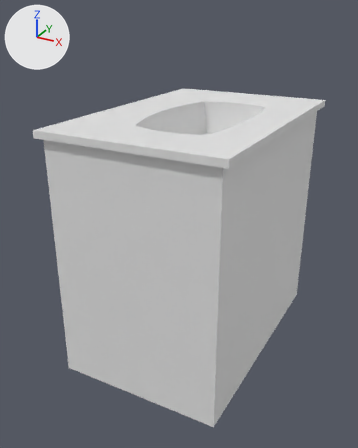
The FBX model WeFixIt/Assets/Models/NathanLand/Environment/BathRoom/BathRoom_01.fbx, before and after one commit.
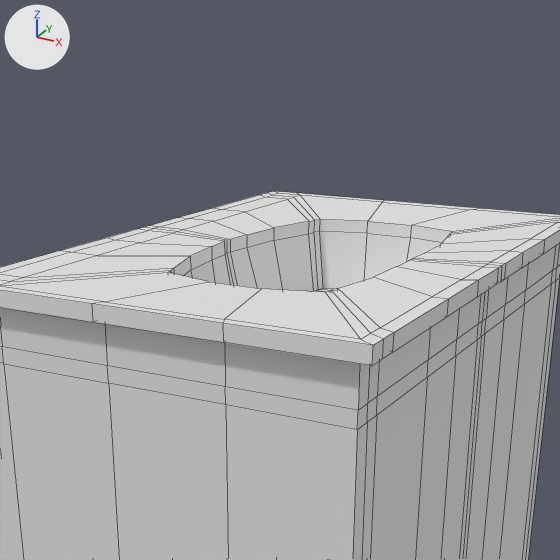
Old and new are each drawn whole from a 50 mm lens placed at (3.31, -6.85, 5.43), pointed at (-0.28, -0.32, 2.17) and again close up on the part from 16% to 88% of the width and 0% to 58% of the height. Every picture has the same lights, and +X, +Y and +Z are marked at upper left. The close-ups show mesh edges as thin lines. Vertices at the same position are counted once.

The older version as bpy lines, for what is in view:
```python
me_plane_003 = bpy.data.meshes.new('Plane.003')
me_plane_003.from_pydata(...)  # 411 vertices, 394 faces; spans x -1.51..1.3, y -2.09..2.09, z 0.0..3.93
me_plane_003.materials.append(mat_material_001)  # white #e7e7e7
ob_plane_001 = bpy.data.objects.new('Plane.001', me_plane_003)
ob_plane_001.location = (0.0, 0.0, 0.0)
```
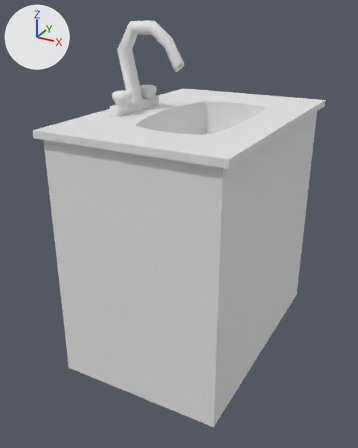
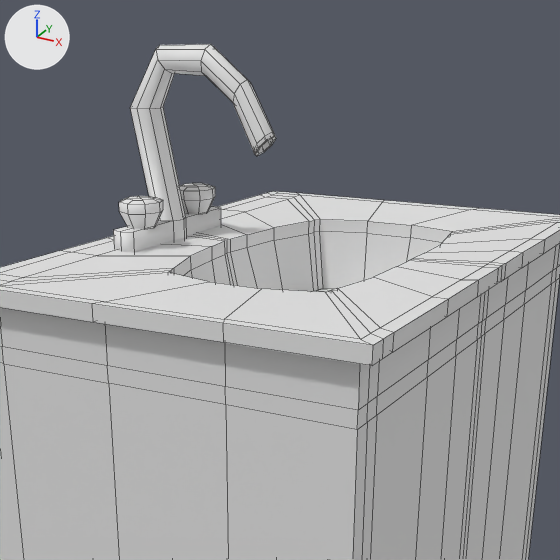
Patch to the scene script:
```diff
--- a/WeFixIt/Assets/Models/NathanLand/Environment/BathRoom/BathRoom_01.fbx.py
+++ b/WeFixIt/Assets/Models/NathanLand/Environment/BathRoom/BathRoom_01.fbx.py
@@ me_plane_003 @@
 # used by ob_plane_001; location = (0.0, 0.0, 0.0)
-me_plane_003.from_pydata(...)  # 411 vertices, 394 faces; spans x -1.51..1.3, y -2.09..2.09, z 0.0..3.93
+me_plane_003.from_pydata(...)  # 570 vertices, 538 faces; spans x -1.51..1.3, y -2.09..2.09, z 0.0..5.24
+# me_plane_003 part 1: a new loose piece of 93 vertices spanning x -1.43..-0.28, y -0.8..0.43, z 3.88..5.24, in mat_material_001 (white #e7e7e7)
+# me_plane_003 part 2: a new loose piece of 33 vertices spanning x -1.3..-0.99, y 0.01..0.32, z 4.05..4.25, in mat_material_001 (white #e7e7e7)
+# me_plane_003 part 3: a new loose piece of 33 vertices spanning x -1.3..-0.99, y -0.69..-0.38, z 4.05..4.25, in mat_material_001 (white #e7e7e7)
 me_plane_003.materials.append(mat_material_001)
```

Changed parts and their boxes [x1, y1, x2, y2] in the close-ups (560 x 560 px):
'Plane.001', reshaped: before [0, 191, 560, 560]; after [0, 44, 560, 560]
part 1 of me_plane_003, added: after [113, 44, 276, 252]
part 2 of me_plane_003, added: after [180, 183, 215, 214]
part 3 of me_plane_003, added: after [119, 196, 163, 229]
